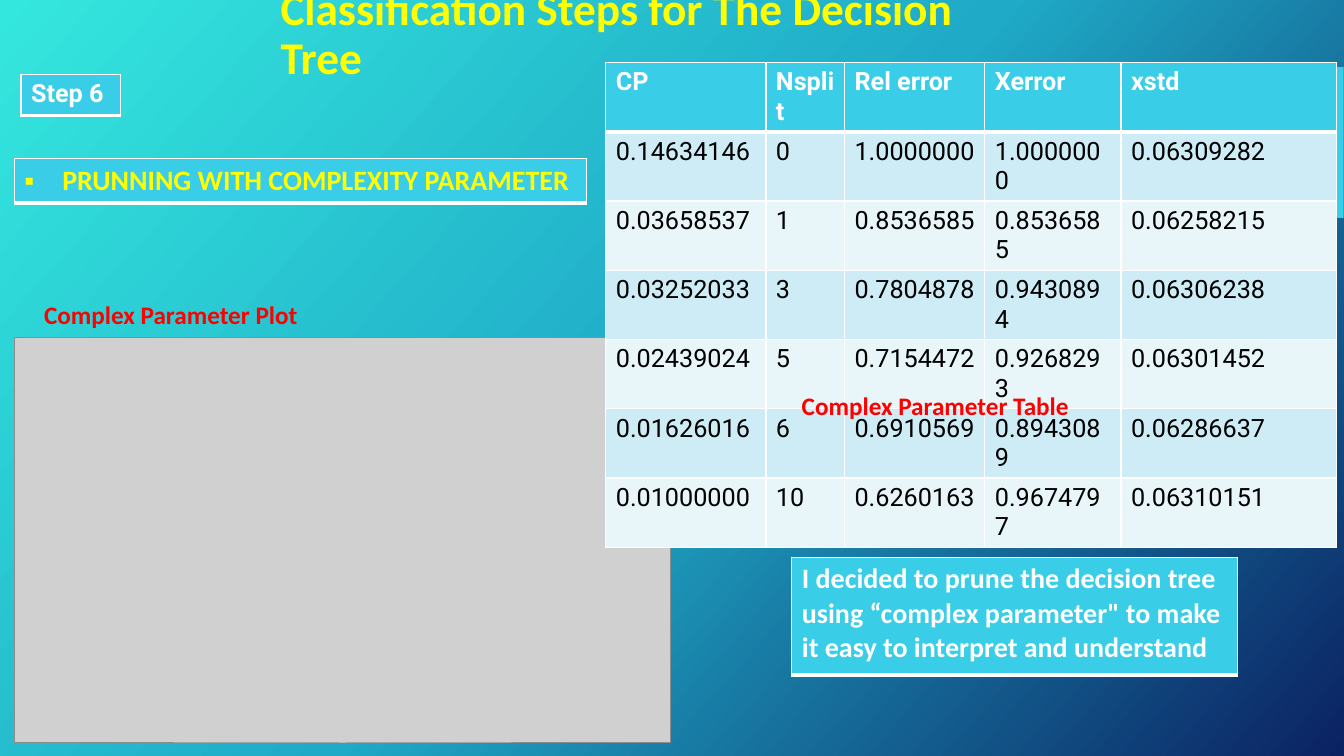
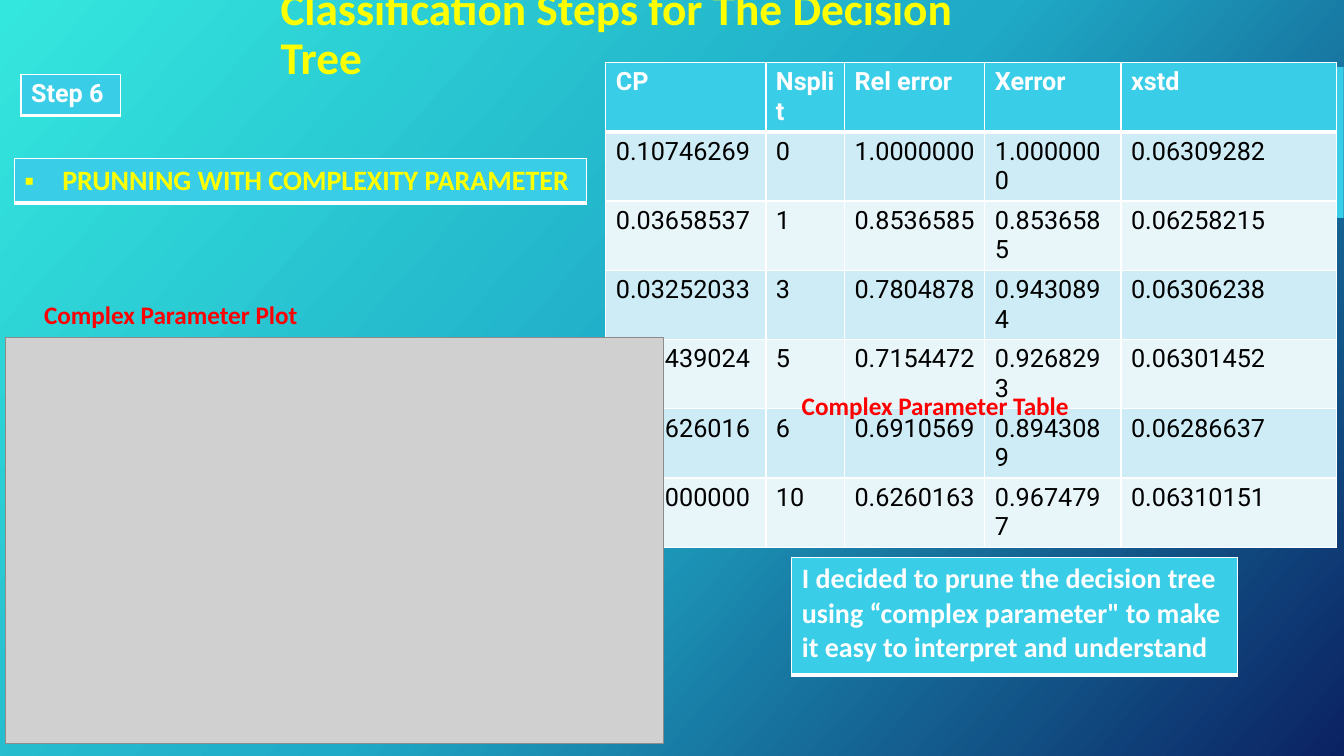
Before and after one commit to Li-Ndibe/Decision-Tree-Classification-on-Heart-Disease, a slide deck: slide 13 of Classification DT Presentation.pptx. Drawn at 1344x756 pixels with LibreOffice and Linux fonts; fonts in the diff are those of the drawing; grey boxes stand for pictures; background and template pictures are left out. Boxes give left, top, right and bottom in pixels: in the first picture for what was removed or moved away, otherwise in the second. Text is boxed around its words. In the diff, an @@ line names an element or a change of style, - is before the commit and + after.

```diff
--- a/Classification DT Presentation.pptx
+++ b/Classification DT Presentation.pptx
@@ table at [606,63,1337,516] @@
-row 2, column 1: 0.14634146
+row 2, column 1: 0.10746269
@@ picture: place and size @@
-picture at [14,338,670,743]
+picture at [6,338,663,744]
```
Also in this commit, not shown: 8 other slides changed.
